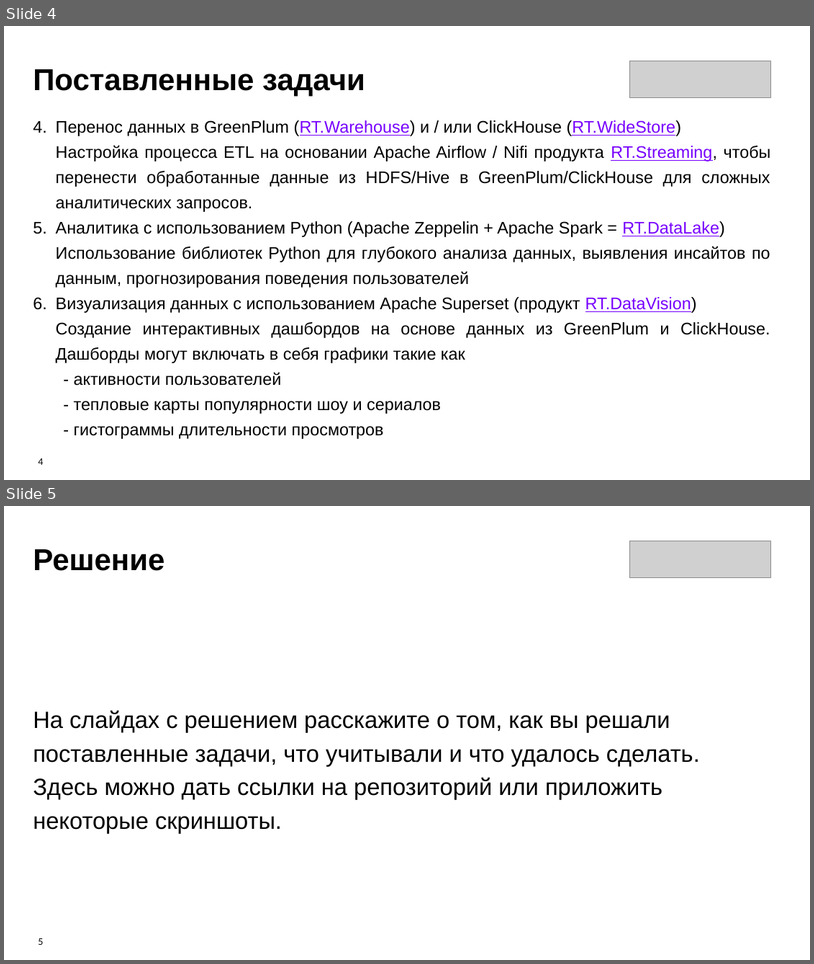
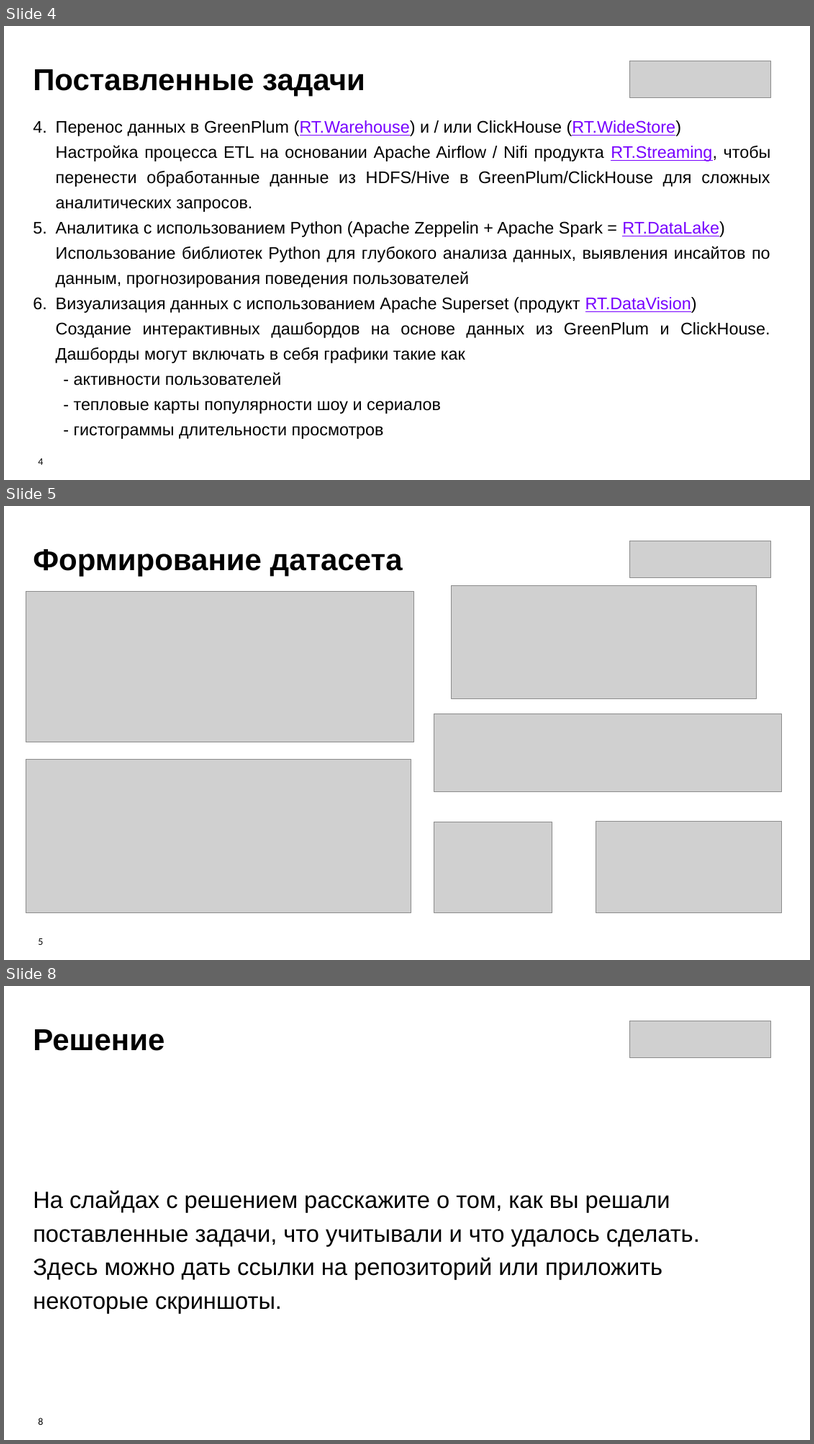
Before and after one commit to Olmeor/Data-engineer_Rostelecom_programming_school, a slide deck: Сertification/presentation.pptx. Shown one above the other, each under a label of ours: slides 4 and 5 before the commit, slides 4, 5 and 8 after it; the slides between them are not shown. The pictures are 814x964 and 814x1444 pixels, drawn with LibreOffice and Linux fonts; fonts in the diff are those of the drawing; grey boxes stand for pictures. Boxes give left, top, right and bottom in pixels: in the first picture for what was removed or moved away, otherwise in the second. Text is boxed around its words. In the diff, an @@ line names an element or a change of style, - is before the commit and + after.

```diff
--- a/Сertification/presentation.pptx
+++ b/Сertification/presentation.pptx
@@ slide 5 added at box(4, 506, 810, 960), background #FFFFFF @@
@@ picture added at box(630, 541, 771, 577) @@
@@ text added at box(33, 549, 403, 577), 36 pt, text #000000, bold @@
+Формирование датасета
@@ picture added at box(26, 591, 414, 742) @@
@@ picture added at box(452, 585, 757, 698) @@
@@ picture added at box(435, 713, 782, 792) @@
@@ picture added at box(26, 759, 412, 913) @@
@@ picture added at box(435, 821, 553, 913) @@
@@ picture added at box(597, 821, 782, 913) @@
@@ page number added at box(38, 938, 43, 944), 12 pt, text #000000 @@
+5
@@ what was slide 5 is now slide 8 @@
@@ page number at box(38, 1417, 43, 1424): text changed @@
-5
+8
```
Also in this commit, not shown: 1 slide changed, 3 other slides added.
